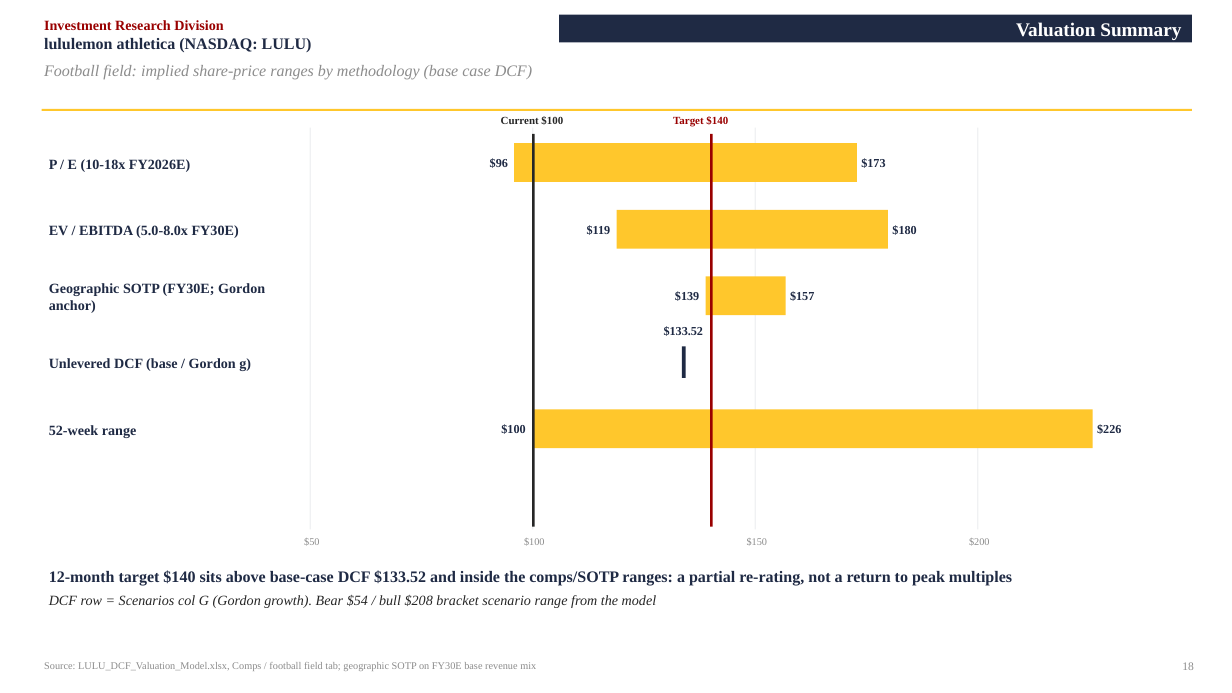
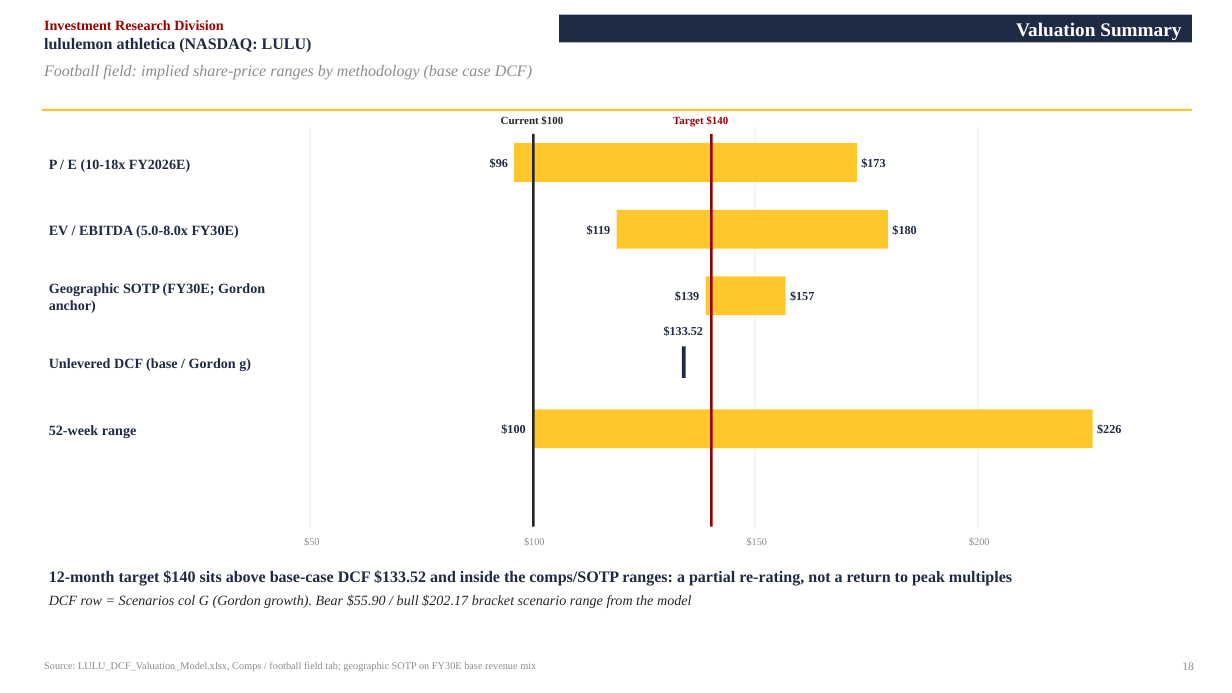
Before and after one commit to vengeanceaiUSC/RM, a slide deck: slide 18 of LULU/LULU_Investment_Pitch_Deck.pptx. Drawn at 1232x693 pixels with LibreOffice and Linux fonts; fonts in the diff are those of the drawing. Boxes give left, top, right and bottom in pixels: in the first picture for what was removed or moved away, otherwise in the second. Text is boxed around its words. In the diff, an @@ line names an element or a change of style, - is before the commit and + after.

```diff
--- a/LULU/LULU_Investment_Pitch_Deck.pptx
+++ b/LULU/LULU_Investment_Pitch_Deck.pptx
@@ text at (49,595,692,608): text changed @@
-DCF row = Scenarios col G (Gordon growth). Bear $54 / bull $208 bracket scenario range from the model
+DCF row = Scenarios col G (Gordon growth). Bear $55.90 / bull $202.17 bracket scenario range from the model
```
Also in this commit, not shown: 3 other slides changed, 2 other files.
